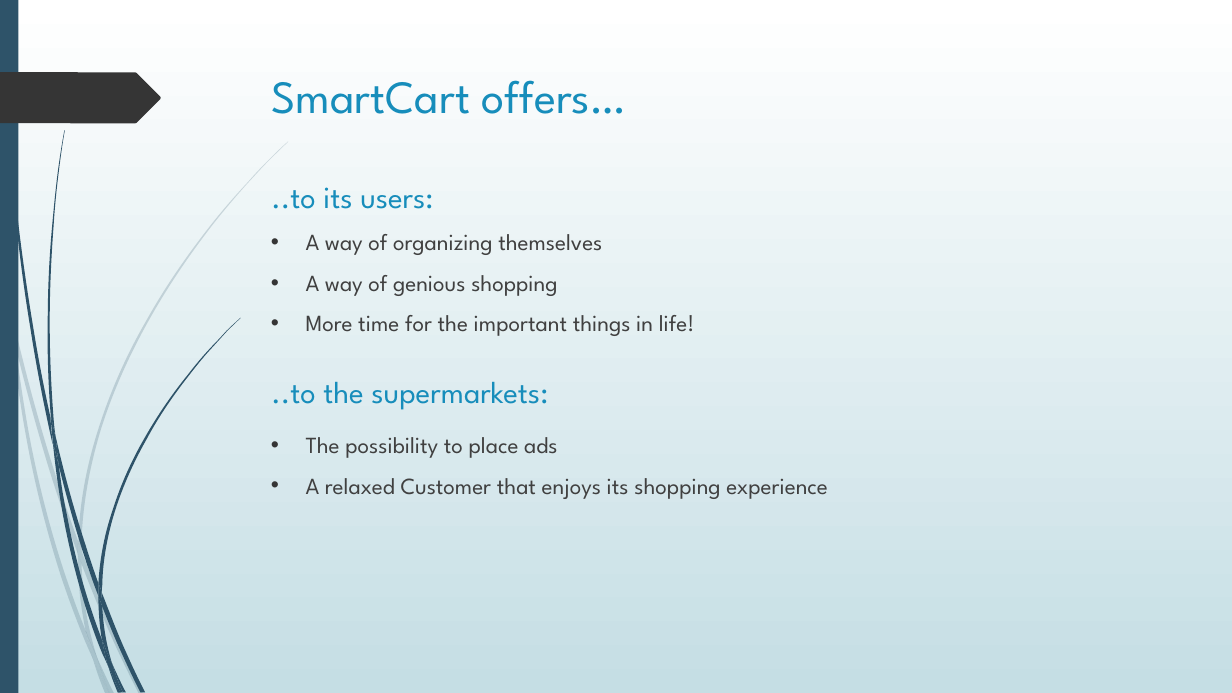
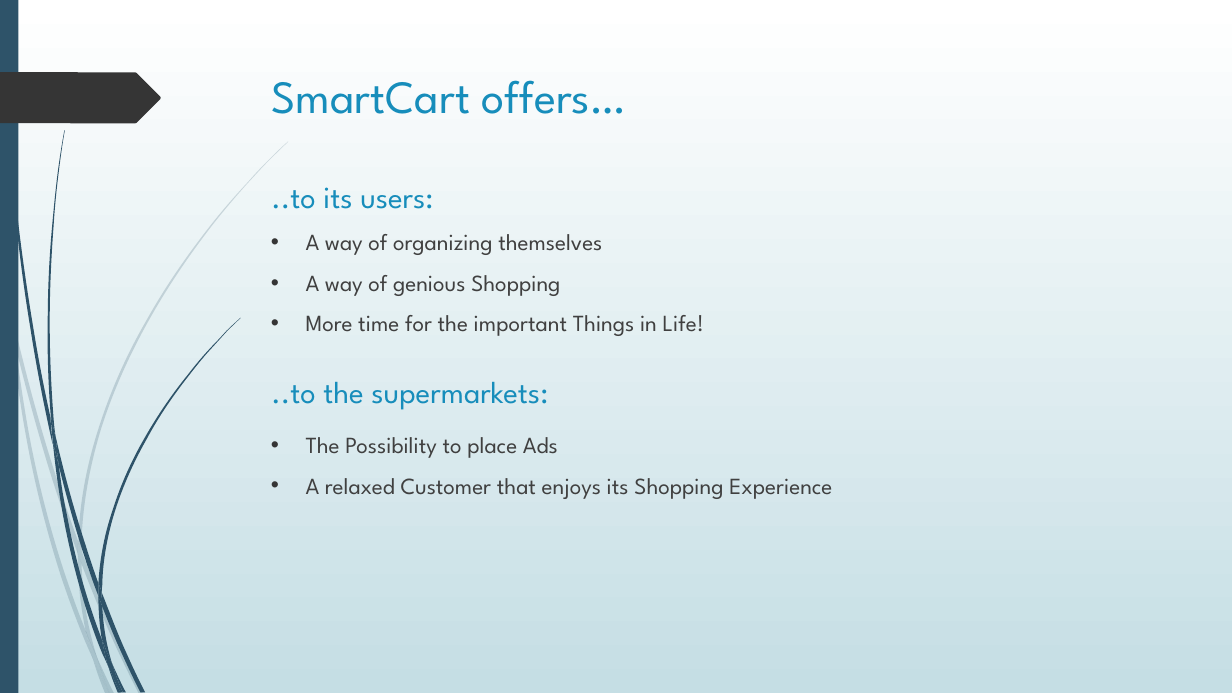
Before and after one commit to Pschkn/TAE_EmbeddedSystems, a slide deck: slide 3 of pm/presentations/SmartCart_Concept.pptx (slide 4 before the commit). Drawn at 1232x693 pixels with LibreOffice and Linux fonts; fonts in the diff are those of the drawing. Boxes give left, top, right and bottom in pixels: in the first picture for what was removed or moved away, otherwise in the second. Text is boxed around its words. In the diff, an @@ line names an element or a change of style, - is before the commit and + after.

```diff
--- a/pm/presentations/SmartCart_Concept.pptx
+++ b/pm/presentations/SmartCart_Concept.pptx
@@ text at [306, 275, 832, 499]: text changed @@
-• A way of genious shopping
-• More time for the important things in life!
-• The possibility to place ads
-• A relaxed Customer that enjoys its shopping experience
+• A way of genious Shopping
+• More time for the important Things in Life!
+• The Possibility to place Ads
+• A relaxed Customer that enjoys its Shopping Experience
```
Also in this commit, not shown: 2 other slides changed.
